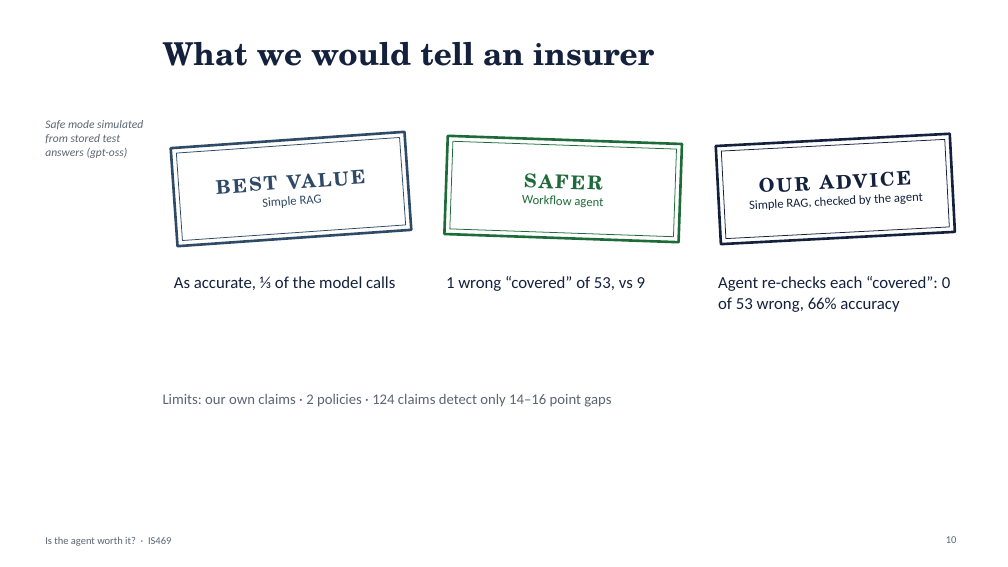
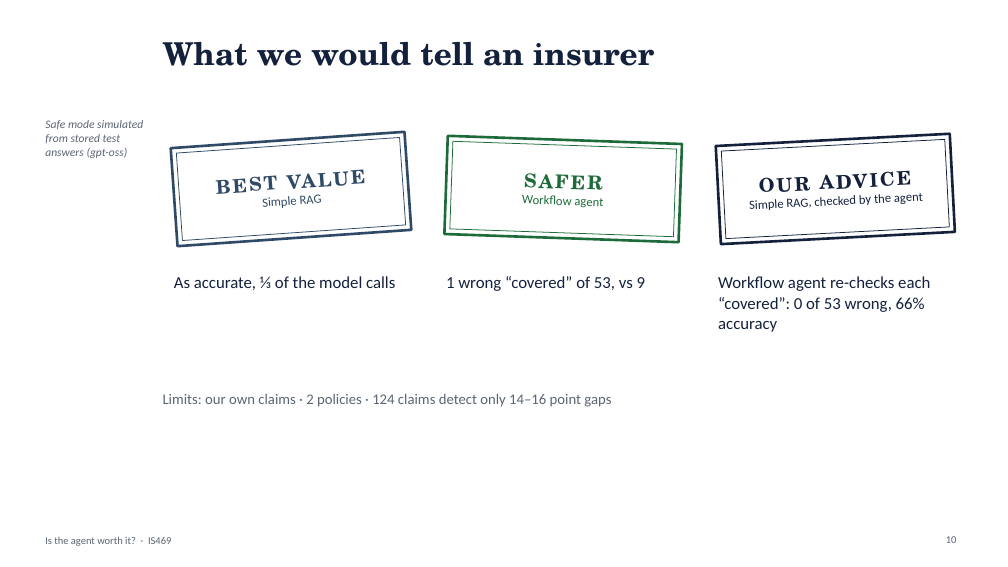
Before and after one commit to yezhan58-oss/insurance_policy_checker-rag, a slide deck: slide 10 of docs/IS469_presentation.pptx. Drawn at 1008x567 pixels with LibreOffice and Linux fonts; fonts in the diff are those of the drawing. Boxes give left, top, right and bottom in pixels: in the first picture for what was removed or moved away, otherwise in the second. Text is boxed around its words. In the diff, an @@ line names an element or a change of style, - is before the commit and + after.

Commit message:
Clarity: fewer numbers in the script, workflow agent named throughout, kappa labelled, cut lines updated

```diff
--- a/docs/IS469_presentation.pptx
+++ b/docs/IS469_presentation.pptx
@@ text at bbox=[718, 276, 930, 332]: text changed @@
-Agent re-checks each “covered”: 0 of 53 wrong, 66% accuracy
+Workflow agent re-checks each “covered”: 0 of 53 wrong, 66% accuracy
```
Also in this commit, not shown: 2 other slides changed, 1 other file.
